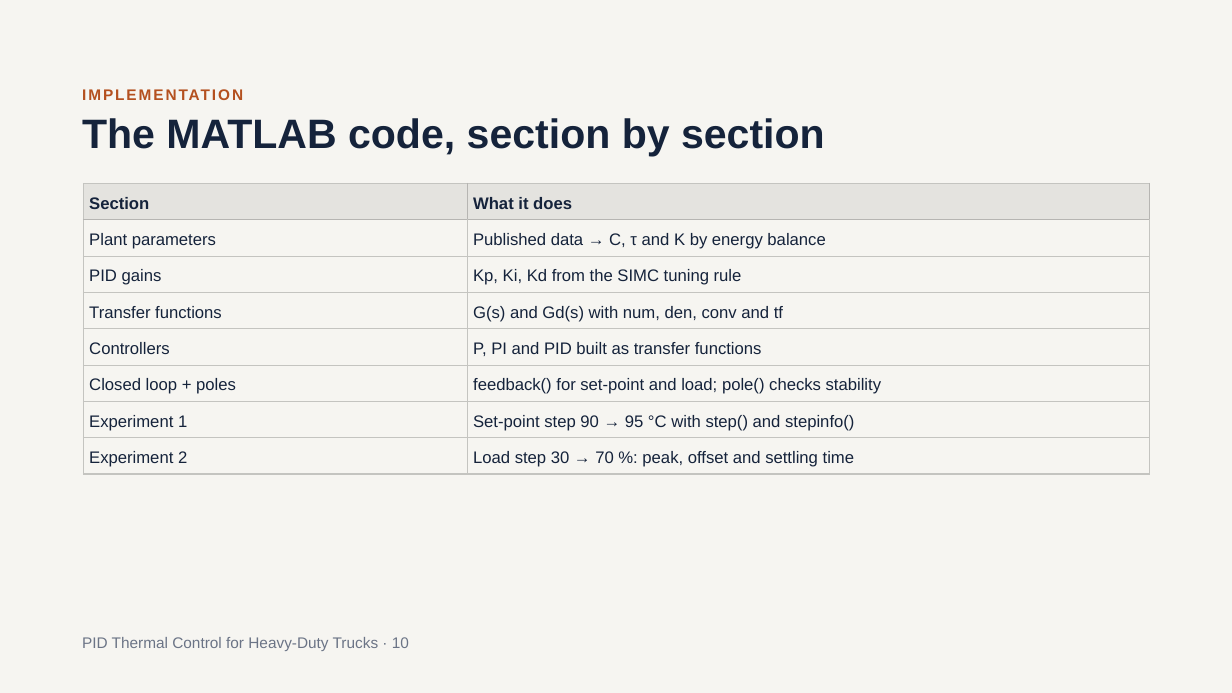
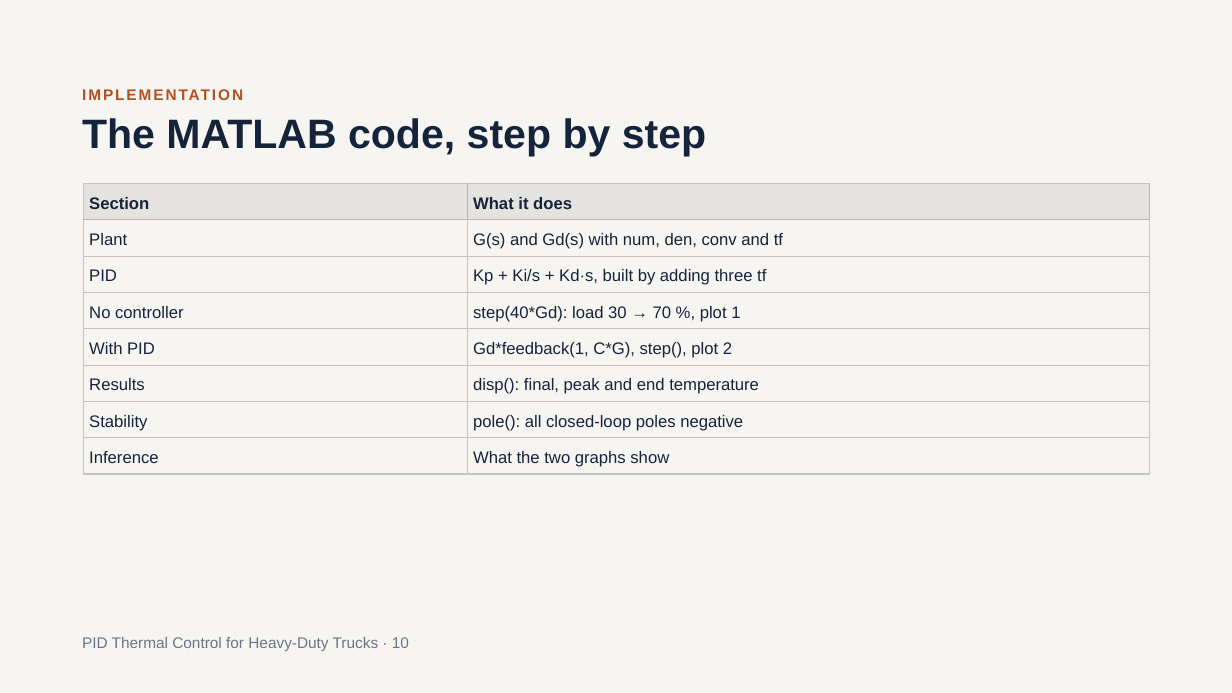
Before and after one commit to SushanthBibi/PID-Cooling-matlab, a slide deck: slide 10 of PID_Thermal_Control_for_Heavy-Duty_Trucks_v2.pptx. Drawn at 1232x693 pixels with LibreOffice and Linux fonts; fonts in the diff are those of the drawing. Boxes give left, top, right and bottom in pixels: in the first picture for what was removed or moved away, otherwise in the second. Text is boxed around its words. In the diff, an @@ line names an element or a change of style, - is before the commit and + after.

```diff
--- a/PID_Thermal_Control_for_Heavy-Duty_Trucks_v2.pptx
+++ b/PID_Thermal_Control_for_Heavy-Duty_Trucks_v2.pptx
@@ title at box(82, 118, 706, 156): text changed @@
-The MATLAB code, section by section
+The MATLAB code, step by step
@@ table at box(83, 184, 1151, 474) @@
-row 2, column 1: Plant parameters
+row 2, column 1: Plant
-row 2, column 2: Published data → C, τ and K by energy balance
+row 2, column 2: G(s) and Gd(s) with num, den, conv and tf
-row 3, column 1: PID gains
+row 3, column 1: PID
-row 3, column 2: Kp, Ki, Kd from the SIMC tuning rule
+row 3, column 2: Kp + Ki/s + Kd·s, built by adding three tf
-row 4, column 1: Transfer functions
+row 4, column 1: No controller
-row 4, column 2: G(s) and Gd(s) with num, den, conv and tf
+row 4, column 2: step(40*Gd): load 30 → 70 %, plot 1
-row 5, column 1: Controllers
+row 5, column 1: With PID
-row 5, column 2: P, PI and PID built as transfer functions
+row 5, column 2: Gd*feedback(1, C*G), step(), plot 2
-row 6, column 1: Closed loop + poles
+row 6, column 1: Results
-row 6, column 2: feedback() for set-point and load; pole() checks stability
+row 6, column 2: disp(): final, peak and end temperature
-row 7, column 1: Experiment 1
+row 7, column 1: Stability
-row 7, column 2: Set-point step 90 → 95 °C with step() and stepinfo()
+row 7, column 2: pole(): all closed-loop poles negative
-row 8, column 1: Experiment 2
+row 8, column 1: Inference
-row 8, column 2: Load step 30 → 70 %: peak, offset and settling time
+row 8, column 2: What the two graphs show
```
Also in this commit, not shown: 8 other slides changed, 1 slide removed.
